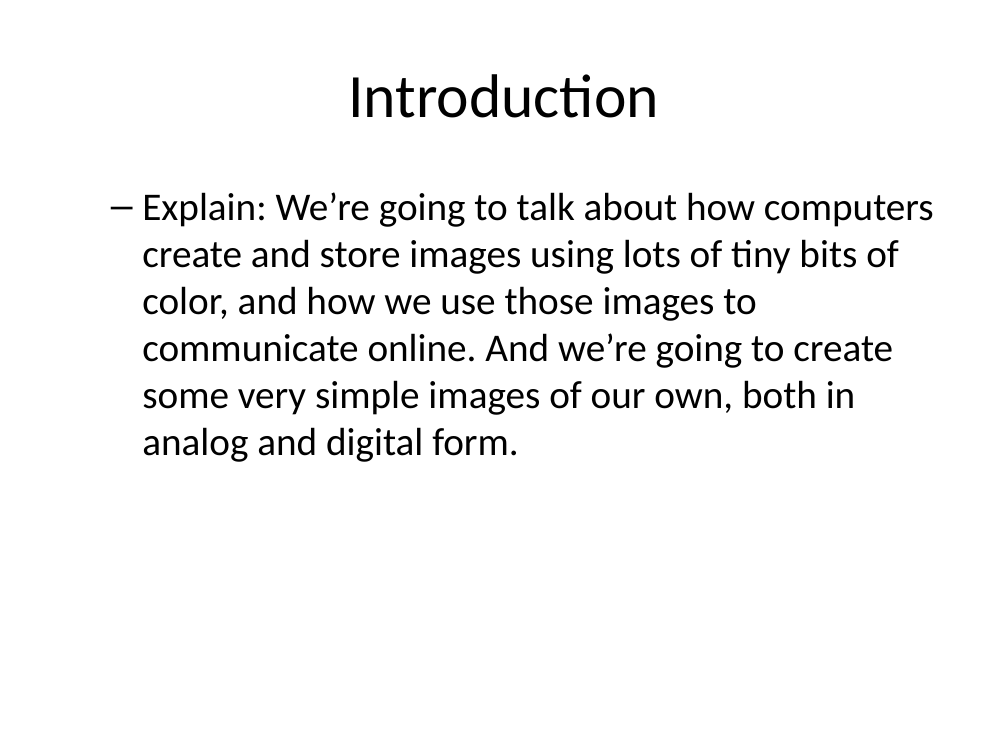
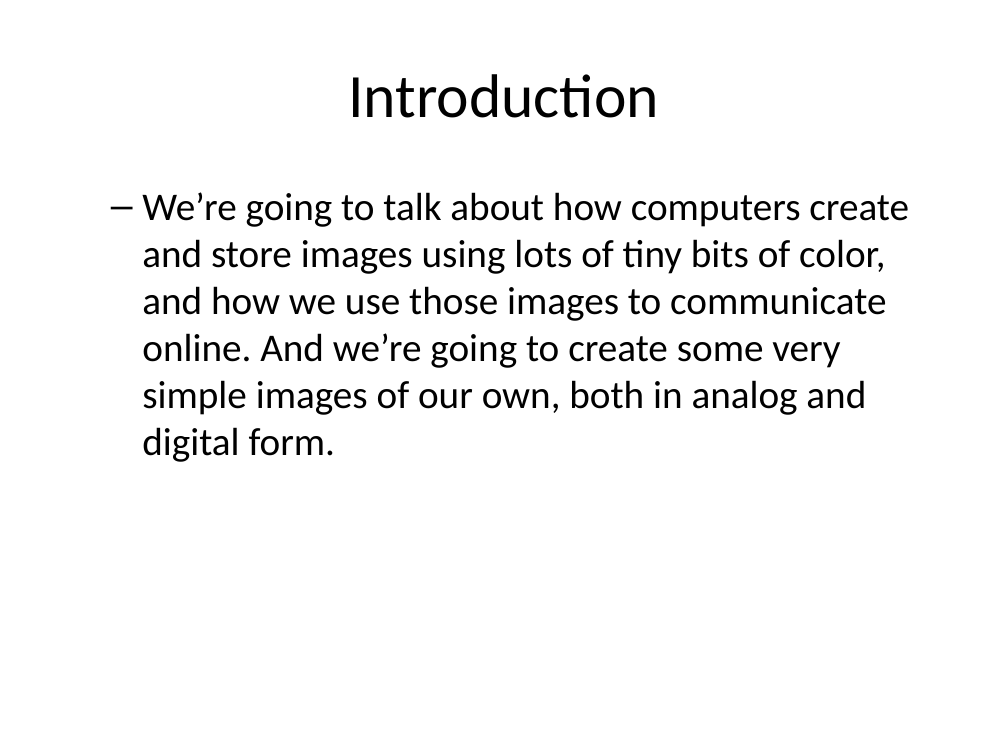
Before and after one commit to mr-eggleton/web-lit-core, a slide deck: slide 4 of powerpoints/12-all-the-stickerz.pptx. Drawn at 1008x756 pixels with LibreOffice and Linux fonts; fonts in the diff are those of the drawing. Boxes give left, top, right and bottom in pixels: in the first picture for what was removed or moved away, otherwise in the second. Text is boxed around its words. In the diff, an @@ line names an element or a change of style, - is before the commit and + after.

```diff
--- a/powerpoints/12-all-the-stickerz.pptx
+++ b/powerpoints/12-all-the-stickerz.pptx
@@ text at [142, 192, 909, 462]: text changed @@
-  – Explain: We’re going to talk about how computers create and store images using lots of tiny bits of color, and how we use those images to communicate online. And we’re going to create some very simple images of our own, both in analog and digital form.
+  – We’re going to talk about how computers create and store images using lots of tiny bits of color, and how we use those images to communicate online. And we’re going to create some very simple images of our own, both in analog and digital form.
```
Also in this commit, not shown: 2 slides added, 1 slide removed, 15 other files.
